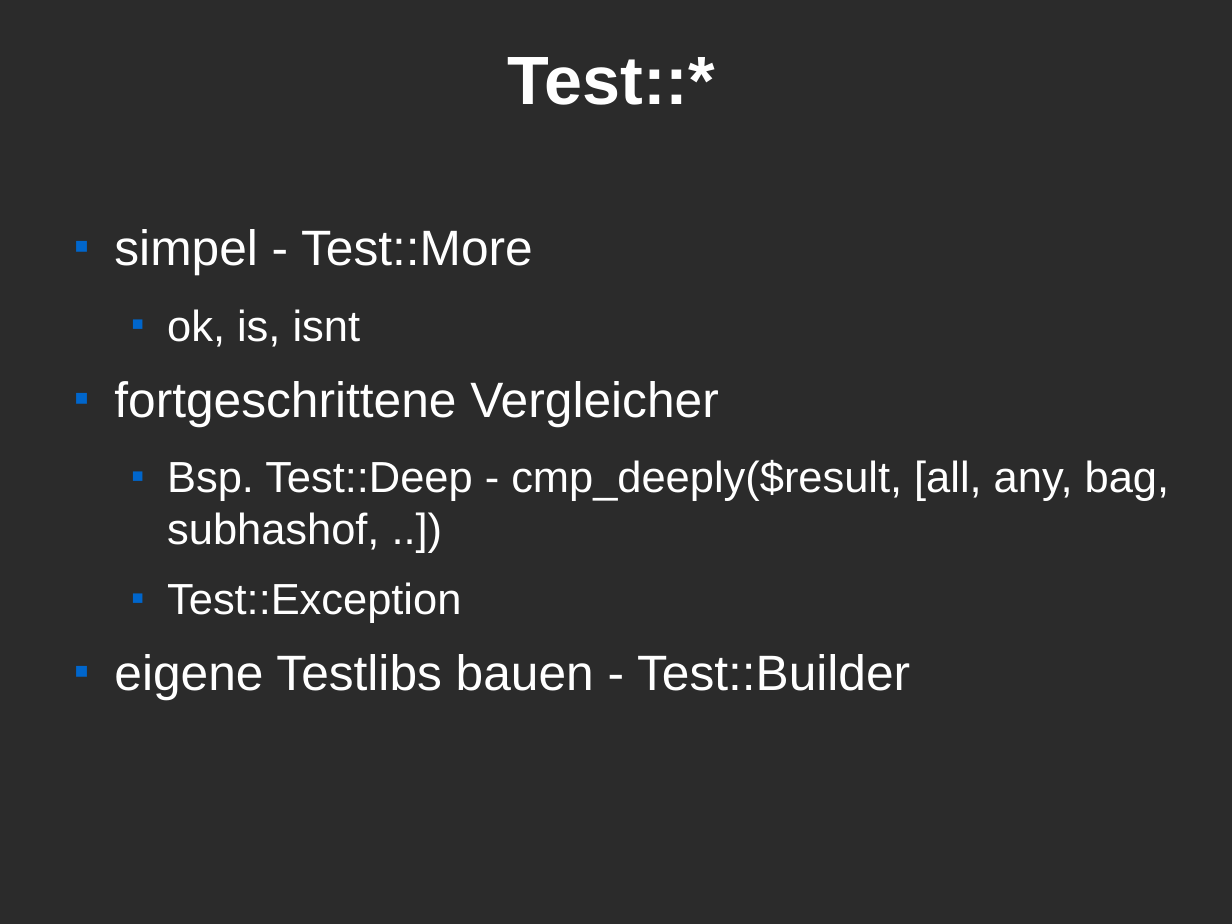
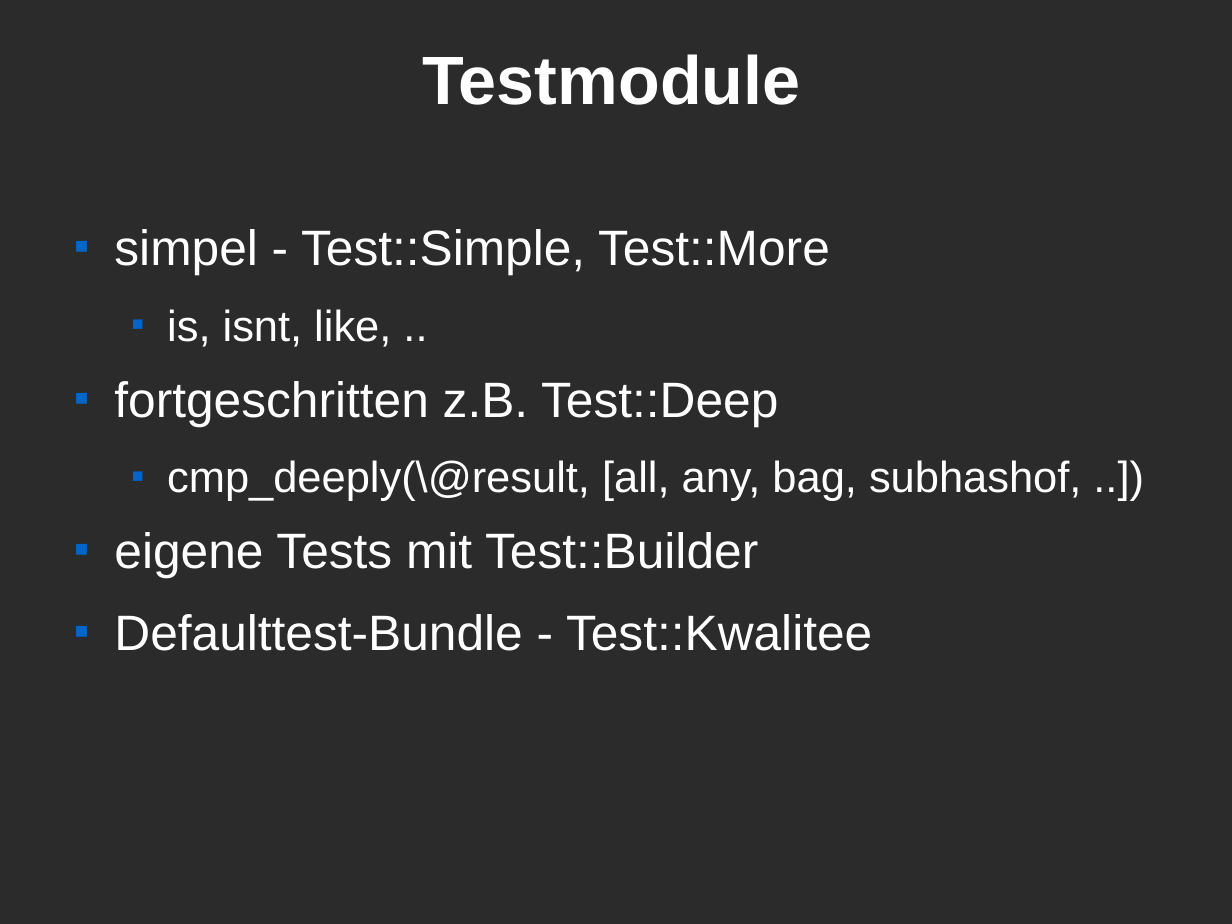
Before and after one commit to Caldrin/Vortrag_CLT, a slide deck: slide 7 of Modern Perl.odp (slide 9 before the commit). Drawn at 1232x924 pixels with LibreOffice and Linux fonts; fonts in the diff are those of the drawing; background and template pictures are left out; a plain dark background stands for a picture behind light text. Boxes give left, top, right and bottom in pixels: in the first picture for what was removed or moved away, otherwise in the second. Text is boxed around its words. In the diff, an @@ line names an element or a change of style, - is before the commit and + after.

```diff
--- a/Modern Perl.odp
+++ b/Modern Perl.odp
@@ title at (x1=422, y1=54, x2=800, y2=105): text changed @@
-Test::*
+Testmodule
@@ text at (x1=114, y1=229, x2=1081, y2=651): text changed; size 28 to 32 pt @@
-■ simpel - Test::More
-  ■ ok, is, isnt
-■ fortgeschrittene Vergleicher
-  ■ Bsp. Test::Deep - cmp_deeply($result, [all, any, bag, subhashof, ..])
-  ■ Test::Exception
-■ eigene Testlibs bauen - Test::Builder
+■ simpel - Test::Simple, Test::More
+  ■ is, isnt, like, ..
+■ fortgeschritten z.B. Test::Deep
+  ■ cmp_deeply(\@result, [all, any, bag, subhashof, ..])
+■ eigene Tests mit Test::Builder
+■ Defaulttest-Bundle - Test::Kwalitee
```
Also in this commit, not shown: 4 other slides changed, 4 slides added, 5 slides removed.
